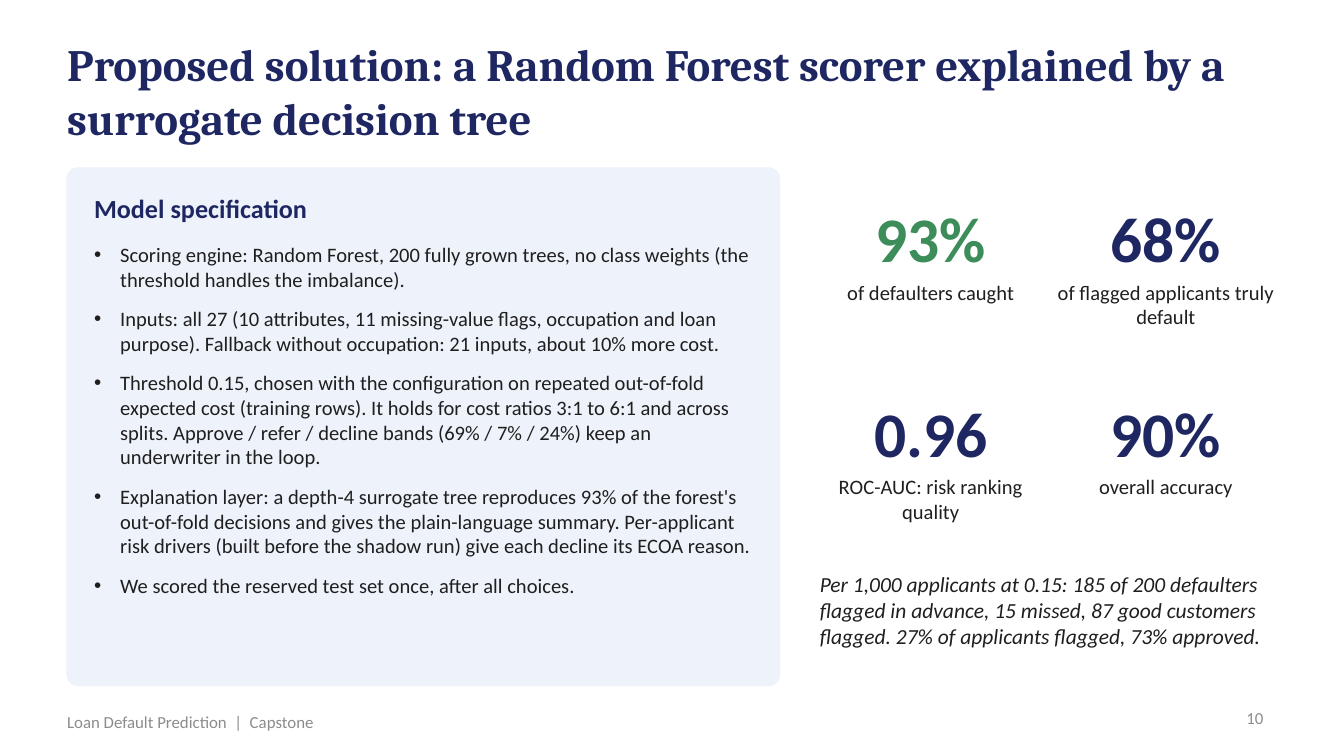
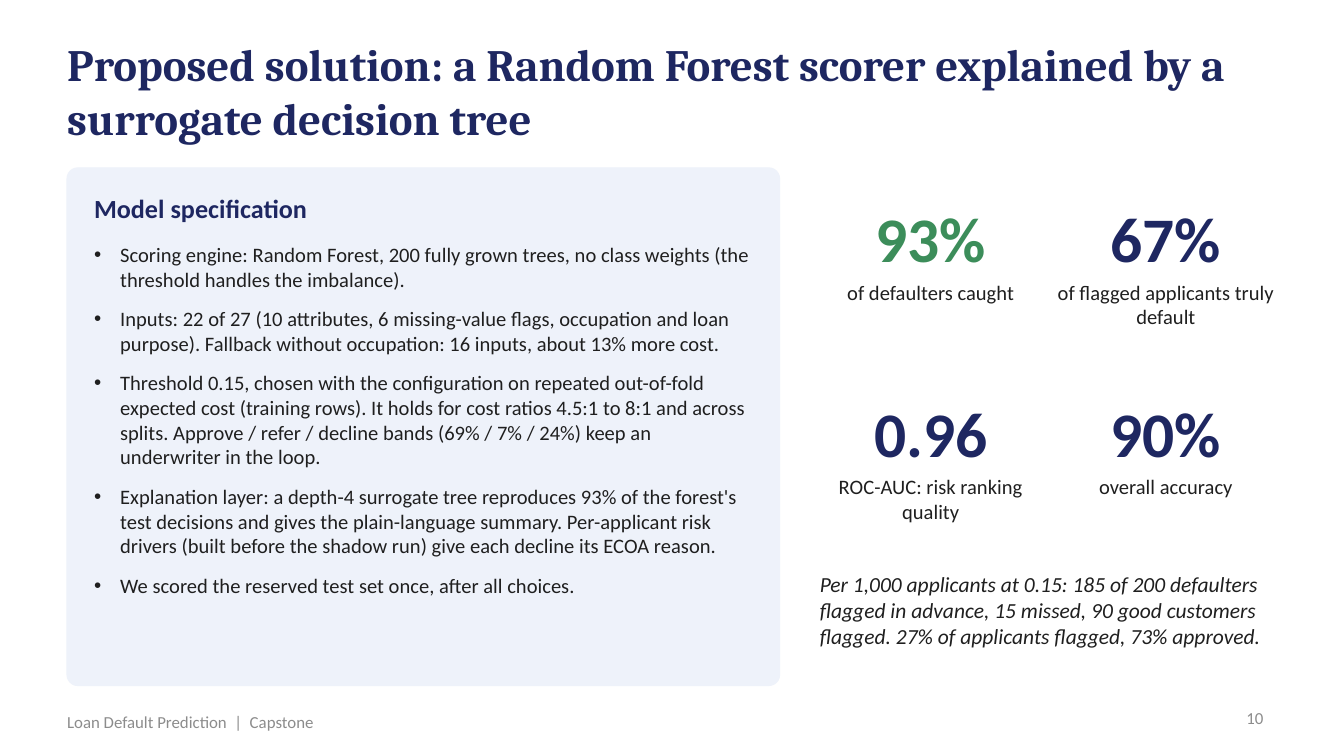
Before and after one commit to shubham1891/Personal-code, a slide deck: slide 10 of presentation/Loan_Default_Prediction_Presentation.pptx. Drawn at 1344x756 pixels with LibreOffice and Linux fonts; fonts in the diff are those of the drawing. Boxes give left, top, right and bottom in pixels: in the first picture for what was removed or moved away, otherwise in the second. Text is boxed around its words. In the diff, an @@ line names an element or a change of style, - is before the commit and + after.

```diff
--- a/presentation/Loan_Default_Prediction_Presentation.pptx
+++ b/presentation/Loan_Default_Prediction_Presentation.pptx
@@ text at [1111,218,1221,263]: text changed @@
-68%
+67%
@@ text at [120,311,744,557]: text changed @@
-• Inputs: all 27 (10 attributes, 11 missing-value flags, occupation and loan purpose). Fallback without occupation: 21 inputs, about 10% more cost.
-• Threshold 0.15, chosen with the configuration on repeated out-of-fold expected cost (training rows). It holds for cost ratios 3:1 to 6:1 and across splits. Approve / refer / decline bands (69% / 7% / 24%) keep an underwriter in the loop.
-• Explanation layer: a depth-4 surrogate tree reproduces 93% of the forest's out-of-fold decisions and gives the plain-language summary. Per-applicant risk drivers (built before the shadow run) give each decline its ECOA reason.
+• Inputs: 22 of 27 (10 attributes, 6 missing-value flags, occupation and loan purpose). Fallback without occupation: 16 inputs, about 13% more cost.
+• Threshold 0.15, chosen with the configuration on repeated out-of-fold expected cost (training rows). It holds for cost ratios 4.5:1 to 8:1 and across splits. Approve / refer / decline bands (69% / 7% / 24%) keep an underwriter in the loop.
+• Explanation layer: a depth-4 surrogate tree reproduces 93% of the forest's test decisions and gives the plain-language summary. Per-applicant risk drivers (built before the shadow run) give each decline its ECOA reason.
@@ text at [820,577,1260,648]: text changed @@
-Per 1,000 applicants at 0.15: 185 of 200 defaulters flagged in advance, 15 missed, 87 good customers flagged. 27% of applicants flagged, 73% approved.
+Per 1,000 applicants at 0.15: 185 of 200 defaulters flagged in advance, 15 missed, 90 good customers flagged. 27% of applicants flagged, 73% approved.
```
Also in this commit, not shown: 12 other slides changed, 15 other files.
